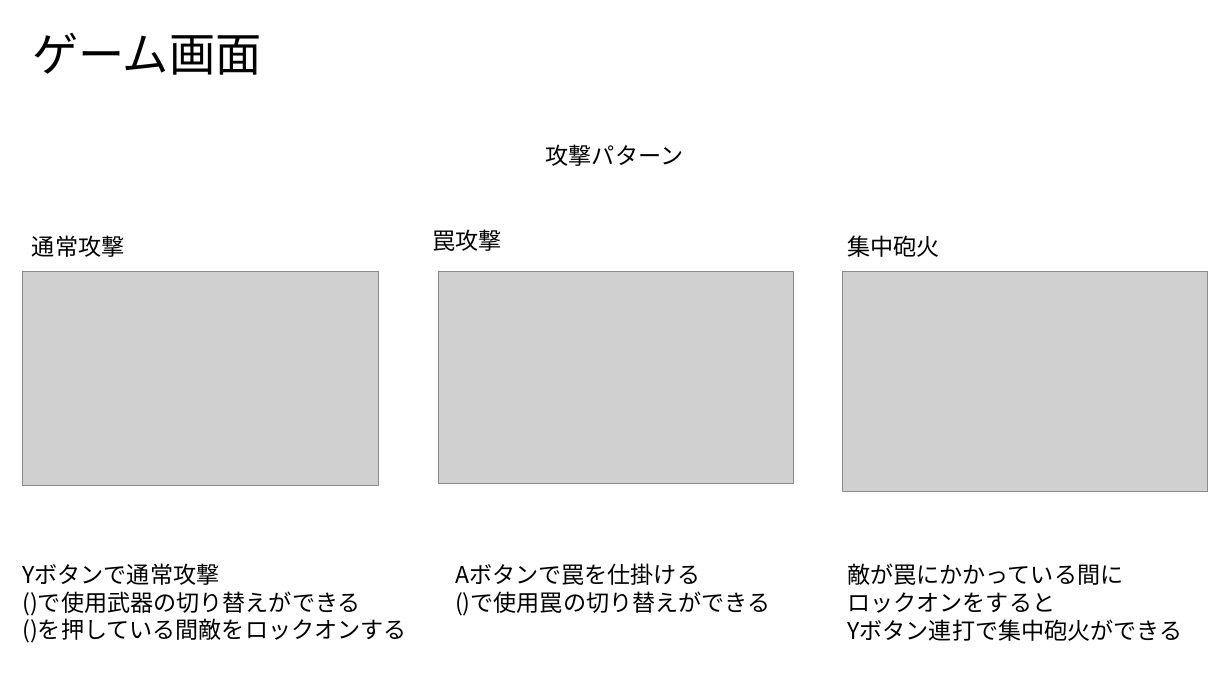
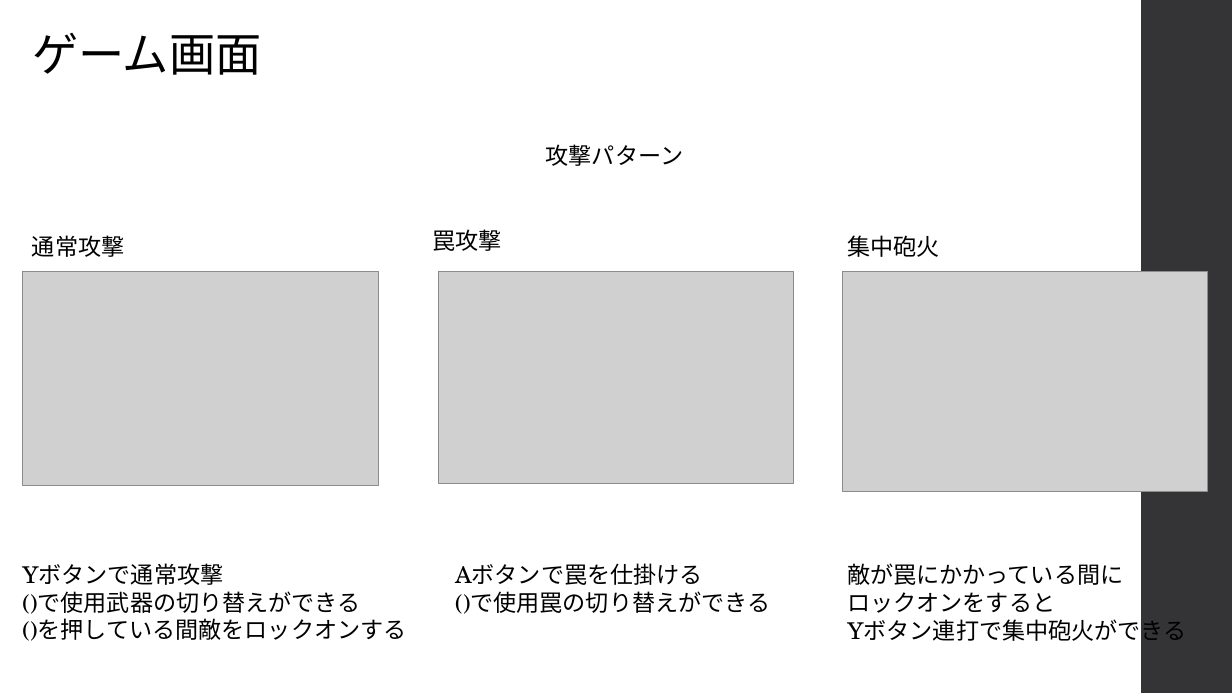
Before and after one commit to kakisawa/ProductionWork, a slide deck: slide 7 of 3DGame_3_NamelessGame/NamelessGame_企画書.pptx. Drawn at 1232x693 pixels with LibreOffice and Linux fonts; fonts in the diff are those of the drawing; grey boxes stand for pictures. Boxes give left, top, right and bottom in pixels: in the first picture for what was removed or moved away, otherwise in the second. Text is boxed around its words. In the diff, an @@ line names an element or a change of style, - is before the commit and + after.

```diff
--- a/3DGame_3_NamelessGame/NamelessGame_企画書.pptx
+++ b/3DGame_3_NamelessGame/NamelessGame_企画書.pptx
@@ rectangle added at [1141, 0, 1232, 693], fill #353537 @@
@@ font Noto Sans CJK JP to TeX Gyre Schola in 3 elements at [22, 563, 406, 641], [455, 563, 770, 614], [847, 563, 1186, 646] @@
```
Also in this commit, not shown: 5 other slides changed, 1 slide added, 1 slide removed, 5 other files.
